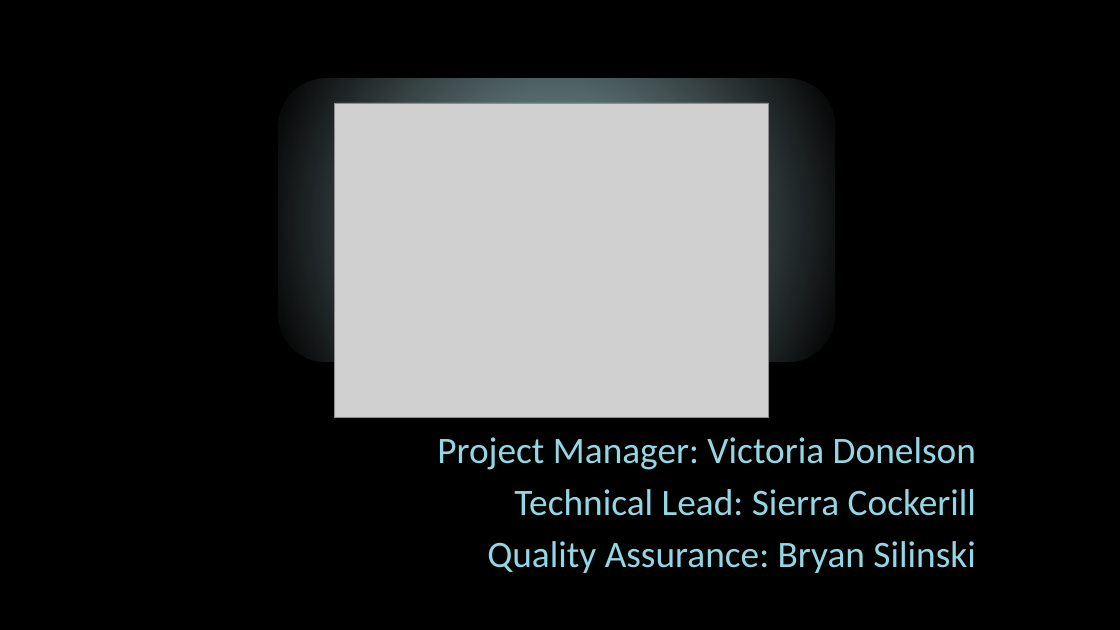
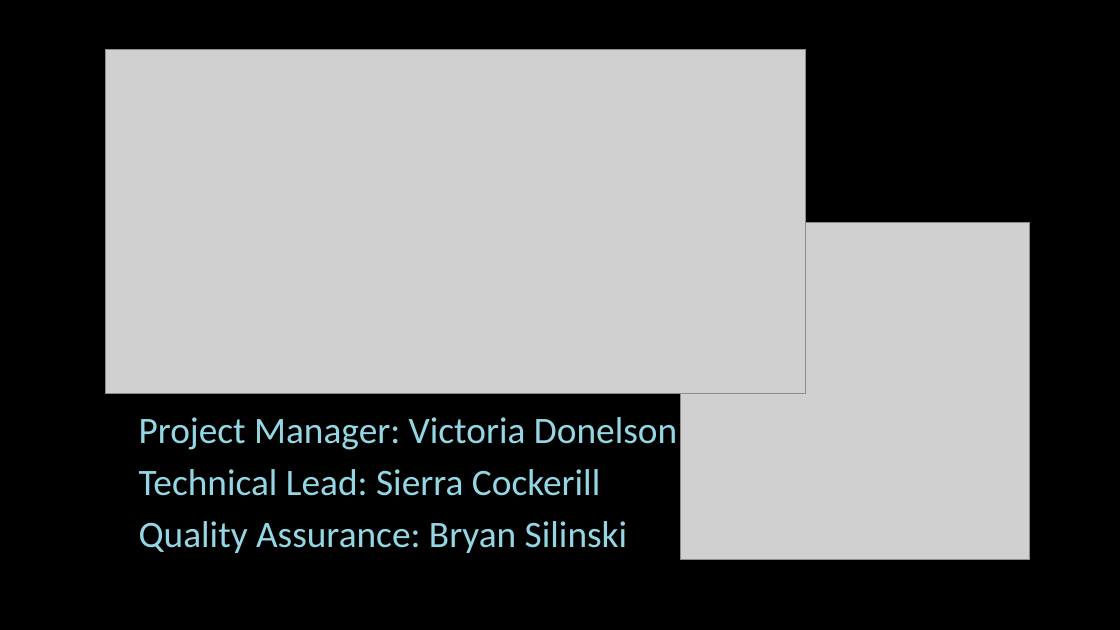
Before and after one commit to ksierrac/Atlas-Prestige, a slide deck: slide 1 of projectpresentation.pptx. Drawn at 1120x630 pixels with LibreOffice and Linux fonts; fonts in the diff are those of the drawing; grey boxes stand for pictures; background and template pictures are left out. Boxes give left, top, right and bottom in pixels: in the first picture for what was removed or moved away, otherwise in the second. Text is boxed around its words. In the diff, an @@ line names an element or a change of style, - is before the commit and + after.

```diff
--- a/projectpresentation.pptx
+++ b/projectpresentation.pptx
@@ picture: place and size @@
-picture at [334,103,769,418]
+picture at [106,50,806,393]
@@ rounded rectangle removed at [278,78,834,361] @@
@@ picture added at [681,223,1030,560] @@
@@ subtitle "Project Manager: Victoria Donelson": place and size @@
-subtitle "Project Manager: Victoria Donelson" at [437,437,976,573]
+subtitle "Project Manager: Victoria Donelson" at [139,417,677,553]
@@ subtitle "Project Manager: Victoria Donelson" at [139,417,677,553]: alignment right to left @@
```
Also in this commit, not shown: 8 other slides changed, 1 slide added, 1 slide removed, 3 other files.
